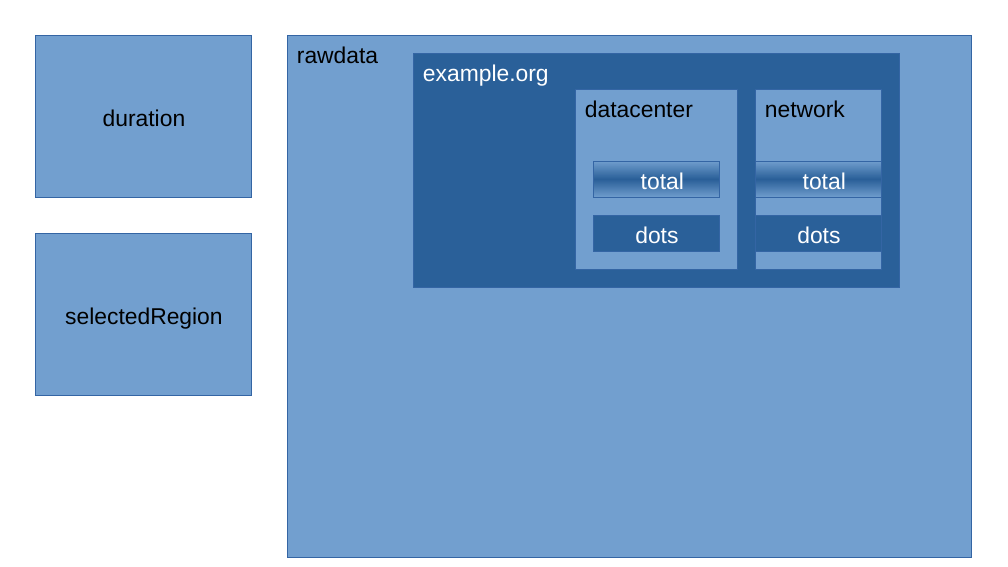
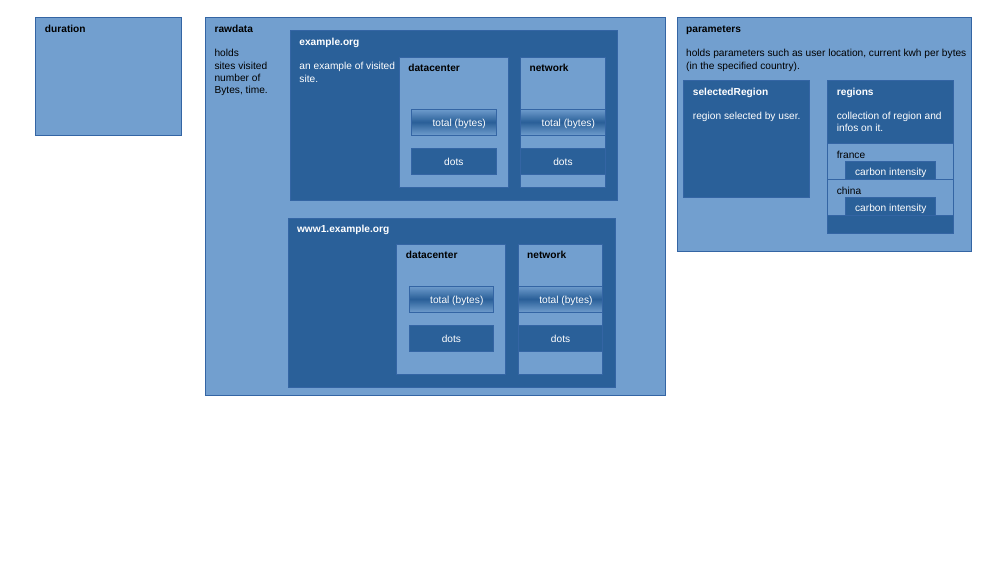
Before and after one commit to AAABBBCCCAAAA/doc, a slide deck: slide 1 of Sans nom 1.odp. Drawn at 1008x567 pixels with LibreOffice and Linux fonts; fonts in the diff are those of the drawing. Boxes give left, top, right and bottom in pixels: in the first picture for what was removed or moved away, otherwise in the second. Text is boxed around its words. In the diff, an @@ line names an element or a change of style, - is before the commit and + after.

```diff
--- a/Sans nom 1.odp
+++ b/Sans nom 1.odp
@@ rectangle "duration" resized from (x1=36, y1=36, x2=252, y2=198) to (x1=36, y1=18, x2=181, y2=135) @@
@@ rectangle "duration" at (x1=36, y1=18, x2=181, y2=135): size 18 to 8 pt, bold on; alignment centre to left; vertical alignment middle to top @@
@@ rectangle added at (x1=206, y1=18, x2=666, y2=396), fill #729FCF, outline #3465A4 0 pt, 8 pt, text #000000 @@
+rawdata
+holds
+sites visited
+number of
+Bytes, time.
@@ rectangle added at (x1=678, y1=18, x2=972, y2=252), fill #729FCF, outline #3465A4 0 pt, 8 pt, text #000000 @@
+parameters
+holds parameters such as user location, current kwh per bytes
+(in the specified country).
@@ rectangle removed at (x1=288, y1=36, x2=972, y2=558) @@
-rawdata
@@ rectangle added at (x1=291, y1=31, x2=618, y2=200), fill #2A6099, outline #3465A4 0 pt, 8 pt, text #FFFFFF @@
+example.org
+an example of visited
+site.
@@ rectangle "datacenter" resized from (x1=576, y1=90, x2=738, y2=270) to (x1=400, y1=57, x2=509, y2=188) @@
@@ rectangle "datacenter" at (x1=400, y1=57, x2=509, y2=188): size 18 to 8 pt, bold on @@
@@ rectangle "network" at (x1=520, y1=57, x2=606, y2=188): size 18 to 8 pt, bold on @@
@@ rectangle "network" resized from (x1=756, y1=90, x2=883, y2=270) to (x1=520, y1=57, x2=606, y2=188) @@
@@ rectangle added at (x1=684, y1=80, x2=810, y2=198), fill #2A6099, outline #3465A4 0 pt, 8 pt, text #FFFFFF @@
+selectedRegion
+region selected by user.
@@ rectangle added at (x1=829, y1=80, x2=955, y2=234), fill #2A6099, outline #3465A4 0 pt, 8 pt, text #FFFFFF @@
+regions
+collection of region and
+infos on it.
@@ rectangle "total (bytes)" resized from (x1=756, y1=162, x2=883, y2=198) to (x1=412, y1=109, x2=497, y2=134) @@
@@ text in rectangle at (x1=433, y1=118, x2=486, y2=128): text changed; size 18 to 8 pt @@
-total
+total (bytes)
@@ rectangle "total (bytes)" resized from (x1=595, y1=162, x2=721, y2=198) to (x1=520, y1=109, x2=606, y2=134) @@
@@ text in rectangle at (x1=542, y1=118, x2=595, y2=128): text changed; size 18 to 8 pt @@
-total
+total (bytes)
@@ rectangle "dots" at (x1=412, y1=148, x2=497, y2=174): size 18 to 8 pt @@
@@ rectangle "dots" resized from (x1=756, y1=216, x2=883, y2=252) to (x1=412, y1=148, x2=497, y2=174) @@
@@ rectangle "dots" resized from (x1=595, y1=216, x2=721, y2=252) to (x1=520, y1=148, x2=606, y2=174) @@
@@ rectangle "dots" at (x1=520, y1=148, x2=606, y2=174): size 18 to 8 pt @@
@@ rectangle added at (x1=829, y1=144, x2=955, y2=179), fill #729FCF, outline #3465A4 0 pt, 8 pt, text #000000 @@
+france
@@ rectangle added at (x1=846, y1=162, x2=936, y2=180), fill #2A6099, outline #3465A4 0 pt, 8 pt, text #FFFFFF @@
+carbon intensity
@@ rectangle added at (x1=829, y1=180, x2=955, y2=216), fill #729FCF, outline #3465A4 0 pt, 8 pt, text #000000 @@
+china
@@ rectangle added at (x1=846, y1=198, x2=936, y2=217), fill #2A6099, outline #3465A4 0 pt, 8 pt, text #FFFFFF @@
+carbon intensity
@@ rectangle removed at (x1=36, y1=234, x2=252, y2=396) @@
-selectedRegion
@@ rectangle "www1.example.org" resized from (x1=414, y1=54, x2=900, y2=288) to (x1=288, y1=219, x2=616, y2=388) @@
@@ text in rectangle at (x1=297, y1=225, x2=389, y2=234): text changed; size 18 to 8 pt; bold on @@
-example.org
+www1.example.org
@@ rectangle added at (x1=397, y1=244, x2=506, y2=375), fill #729FCF, outline #3465A4 0 pt, 8 pt, text #000000, bold @@
+datacenter
@@ rectangle added at (x1=519, y1=244, x2=604, y2=375), fill #729FCF, outline #3465A4 0 pt, 8 pt, text #000000, bold @@
+network
@@ rectangle added at (x1=409, y1=286, x2=494, y2=313), fill gradient #2A6099, outline #3465A4 0 pt, 8 pt, text #FFFFFF @@
+total (bytes)
@@ rectangle added at (x1=519, y1=286, x2=604, y2=313), fill gradient #2A6099, outline #3465A4 0 pt, 8 pt, text #FFFFFF @@
+total (bytes)
@@ rectangle added at (x1=409, y1=326, x2=494, y2=351), fill #2A6099, outline #3465A4 0 pt, 8 pt, text #FFFFFF @@
+dots
@@ rectangle added at (x1=519, y1=326, x2=604, y2=351), fill #2A6099, outline #3465A4 0 pt, 8 pt, text #FFFFFF @@
+dots
```
Also in this commit, not shown: 1 other file.
